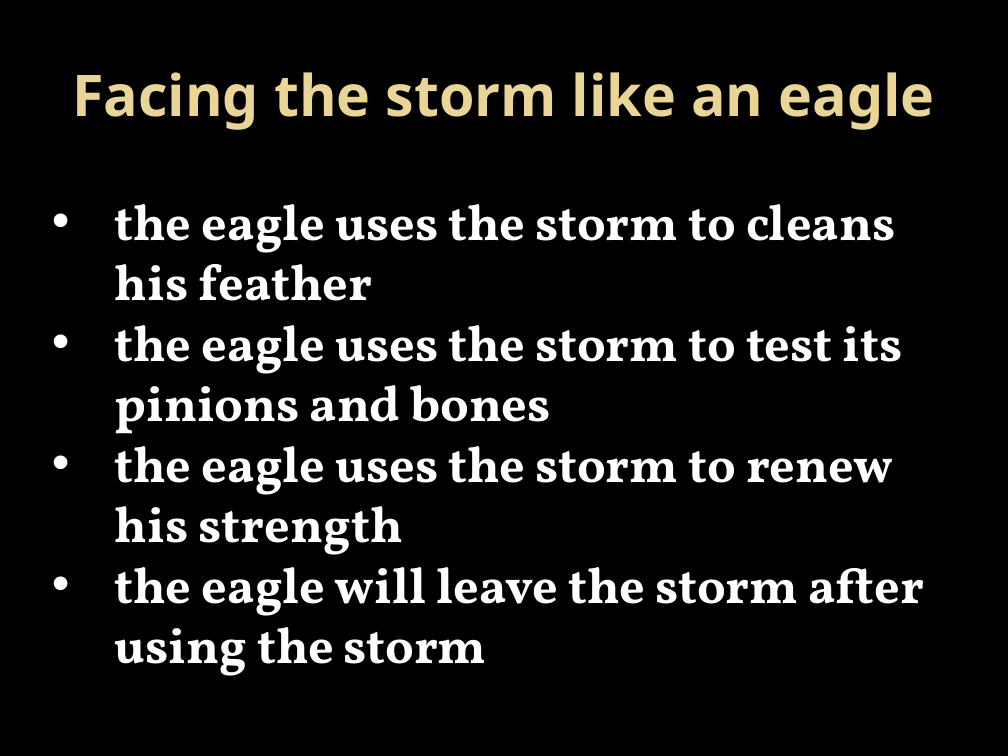
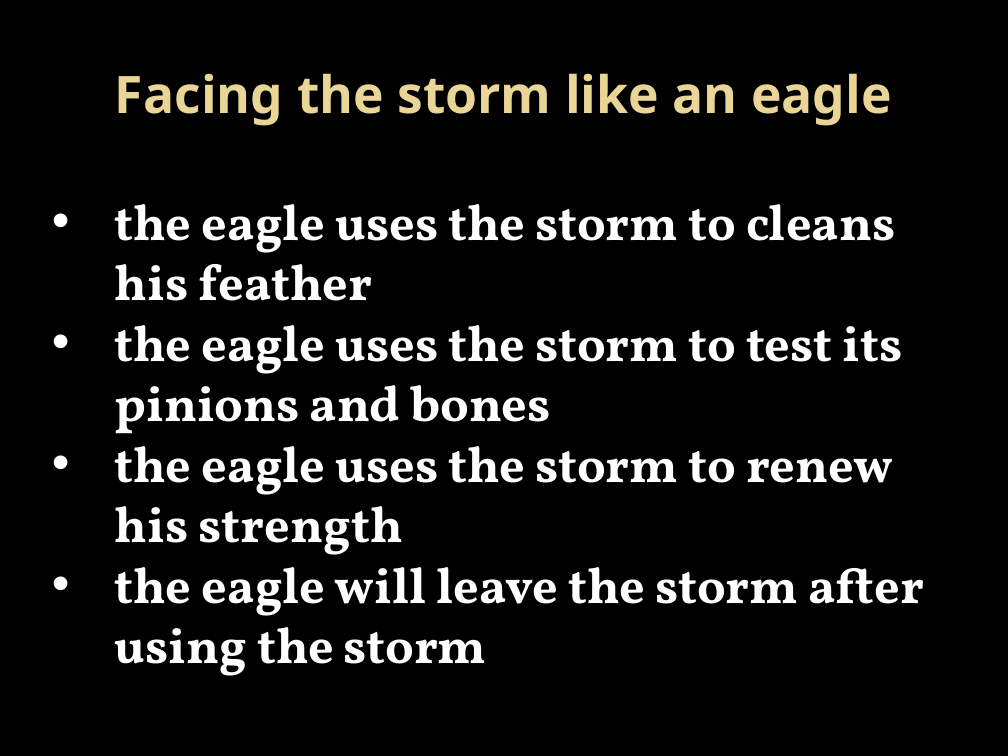
Before and after one commit to rmelancolico/DEV, a slide deck: slide 12 of In to the storm.pptx (slide 9 before the commit). Drawn at 1008x756 pixels with LibreOffice and Linux fonts; fonts in the diff are those of the drawing; background and template pictures are left out. Boxes give left, top, right and bottom in pixels: in the first picture for what was removed or moved away, otherwise in the second. Text is boxed around its words. In the diff, an @@ line names an element or a change of style, - is before the commit and + after.

```diff
--- a/In to the storm.pptx
+++ b/In to the storm.pptx
@@ title "Facing the storm like an ..." at (x1=115, y1=73, x2=892, y2=126): size 41 to 36.9 pt @@
```
Also in this commit, not shown: 6 other slides changed, 3 slides added, 1 other file.
